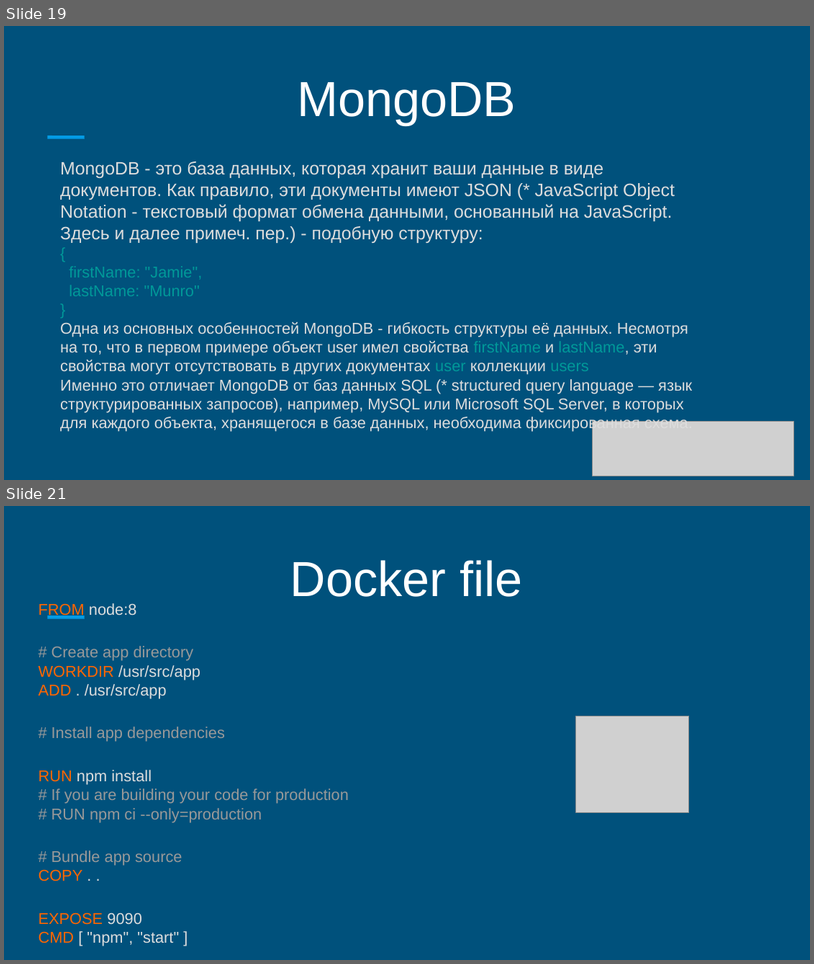
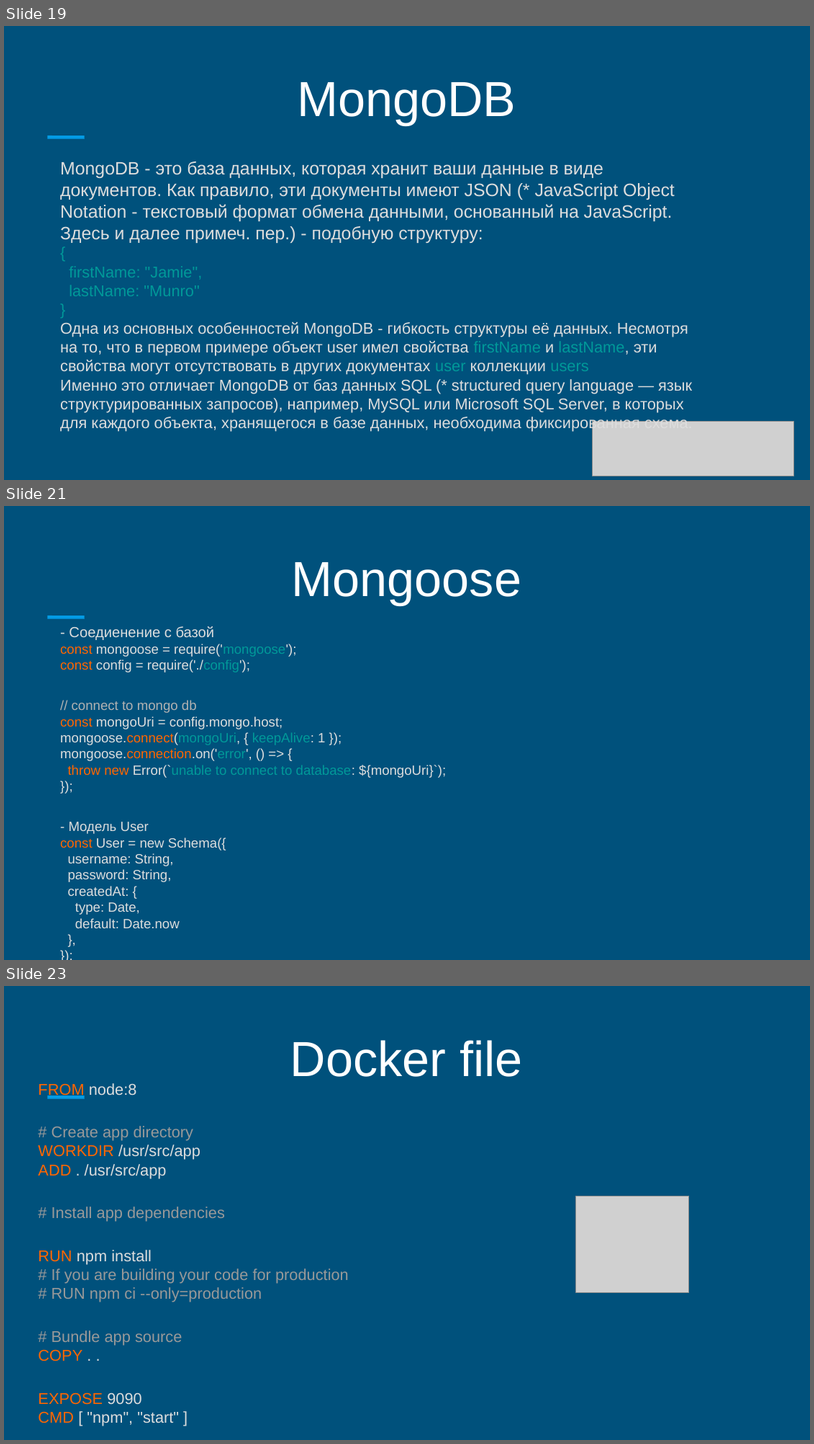
Before and after one commit to keylink/mean-stack, a slide deck: docs/mean.pptx. Shown one above the other, each under a label of ours: slides 19 and 21 before the commit, slides 19, 21 and 23 after it; the slides between them are not shown. The pictures are 814x964 and 814x1444 pixels, drawn with LibreOffice and Linux fonts; fonts in the diff are those of the drawing; grey boxes stand for pictures. Boxes give left, top, right and bottom in pixels: in the first picture for what was removed or moved away, otherwise in the second. Text is boxed around its words. In the diff, an @@ line names an element or a change of style, - is before the commit and + after.

```diff
--- a/docs/mean.pptx
+++ b/docs/mean.pptx
@@ slide 21 added at (4,506,810,960), background #00517C; not listed: 1 template element that a slide beside it also shows @@
@@ text added at (292,562,522,605), 44 pt, text #FFFFFF @@
+Mongoose
@@ text added at (60,626,446,928), 12 pt, text #DDDDDD @@
+- Coедиенение с базой
+const mongoose = require('mongoose');
+const config = require('./config');
+// connect to mongo db
+const mongoUri = config.mongo.host;
+mongoose.connect(mongoUri, { keepAlive: 1 });
+mongoose.connection.on('error', () => {
+throw new Error(`unable to connect to database: ${mongoUri}`);
+});
+- Модель User
+const User = new Schema({
+username: String,
+password: String,
+createdAt: {
+type: Date,
+default: Date.now
+},
+});
@@ what was slide 21 is now slide 23 @@
```
Also in this commit, not shown: 2 slides changed, 3 other slides added, 1 other file.
